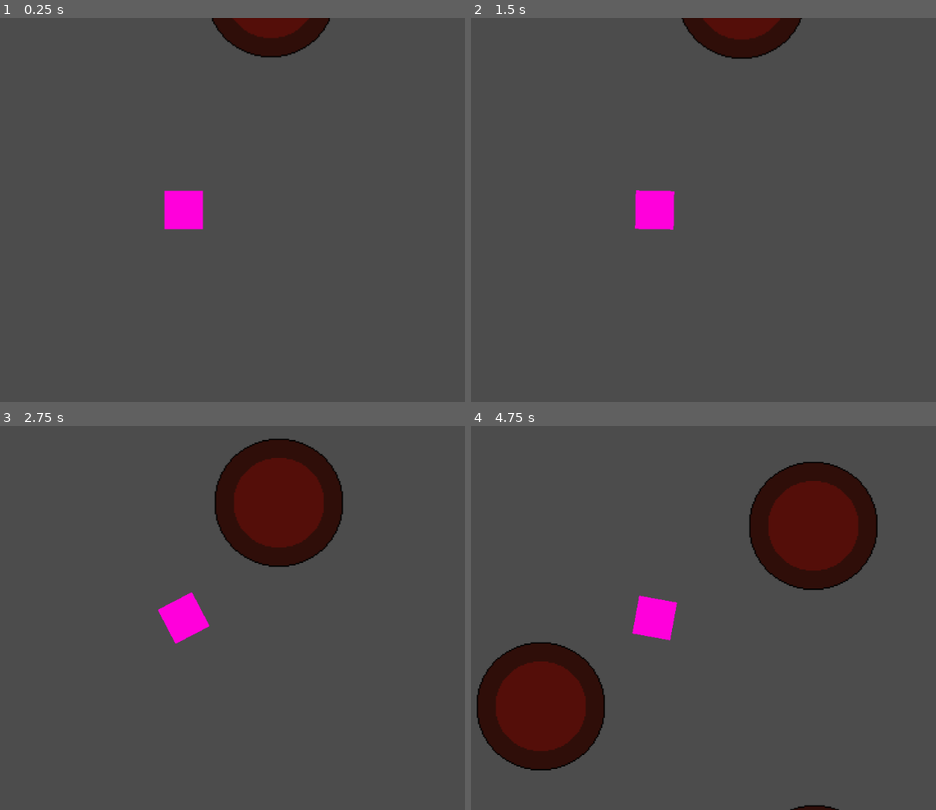
Above: before the commit, frames 1-4 (two rows, left to right).
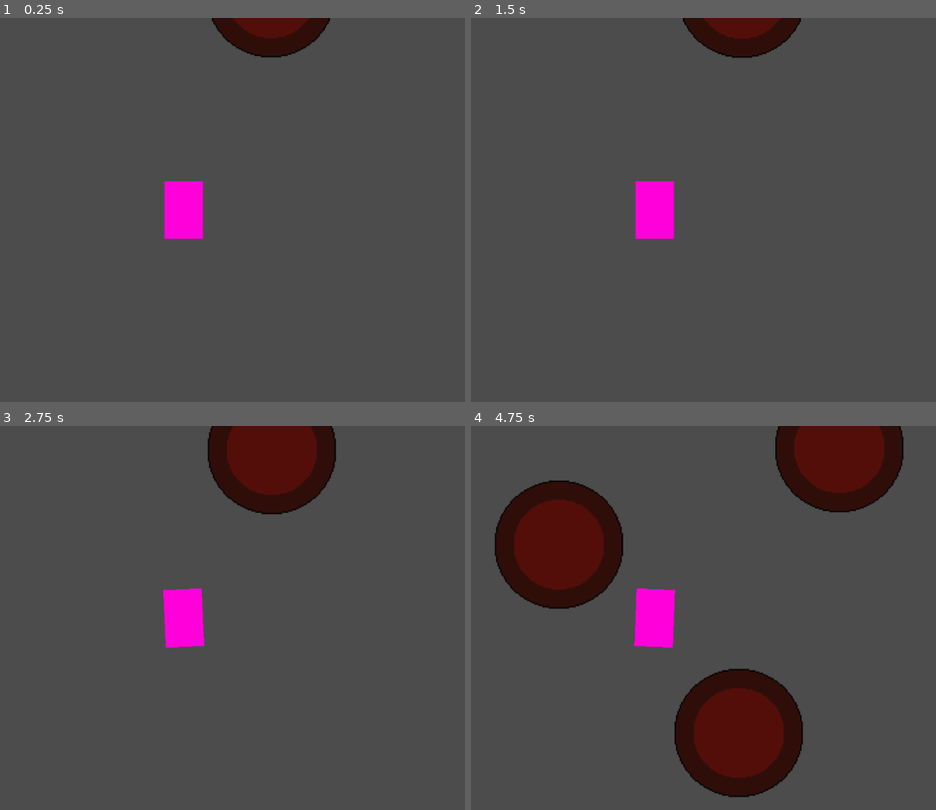
Above: after the commit, the same moments.

Repository: duiliofelix/GravityField
Game: Godot game, scene res://Scenes/MainScenes.tscn
The game is run twice, just before and just after one commit, with the same random seed, the same clock (stepped at 60 frames per second) and the same inputs.
Inputs:
- Up to frame 1 (0.25 s): no input
- Up to frame 2 (1.5 s): tap Enter at 0.5 s; hold Right 0.53-1.28 s; hold Space 0.53-1.28 s; hold Left from 1.28 s (still down); tap Space at 1.35 s
- Up to frame 3 (2.75 s): tap Space at 1.52, 1.82 s; release Left at 2.03 s; hold Right from 2.03 s (still down); hold Space from 2.03 s (still down)
- Up to frame 4 (4.75 s): release Space at 2.78 s; tap Space at 2.85, 3.02, 3.32, 4.35, 4.52 s; release Right at 3.53 s; hold Space 3.53-4.28 s; hold Left from 3.53 s (still down)

The runs differ from the first frame. In frame 1, 0.4% of the frame differs, in the area x 35-44%, y 42-58%; in frame 2, 0.6%; in frame 3, 8.1%; in frame 4, 33%, in the area x 1-93%, y 0-100%.

Commit message:
Adding directional thrust

Diff:
--- a/Actors/Rocket.tscn
+++ b/Actors/Rocket.tscn
@@ -4,12 +4,13 @@
 [ext_resource path="res://Assets/Rocket.png" type="Texture" id=2]
 
 [sub_resource type="RectangleShape2D" id=1]
-extents = Vector2( 30, 30 )
+extents = Vector2( 30, 45 )
 
 [node name="Rocket" type="RigidBody2D"]
 script = ExtResource( 1 )
 
 [node name="Sprite" type="Sprite" parent="."]
+scale = Vector2( 1, 1.5 )
 texture = ExtResource( 2 )
 
 [node name="CollisionShape2D" type="CollisionShape2D" parent="."]
@@ -19,12 +20,12 @@
 current = true
 
 [node name="RightThruster" type="RayCast2D" parent="."]
-position = Vector2( 30, -30 )
-cast_to = Vector2( 10, 0 )
+position = Vector2( 30, -45 )
+cast_to = Vector2( 1, 0 )
 
 [node name="LeftThruster" type="RayCast2D" parent="."]
-position = Vector2( -30, -30 )
-cast_to = Vector2( -10, 0 )
+position = Vector2( -30, -45 )
+cast_to = Vector2( -1, 0 )
 
 [node name="BaseThrust" type="RayCast2D" parent="."]
-cast_to = Vector2( 0, -30 )
+cast_to = Vector2( 0, -15 )
--- a/Scripts/Rocket.gd
+++ b/Scripts/Rocket.gd
@@ -5,7 +5,9 @@
 
 func _input(event):
 	if Input.is_key_pressed(KEY_SPACE):
-		self.add_central_force($BaseThrust.cast_to)
+		var thrust = $BaseThrust.cast_to
+		var directed_thrust = thrust.rotated(self.transform.get_rotation())
+		self.add_central_force(directed_thrust)
 
 	if Input.is_key_pressed(KEY_RIGHT):
 		self.add_force($RightThruster.transform.get_origin(), $RightThruster.cast_to)
